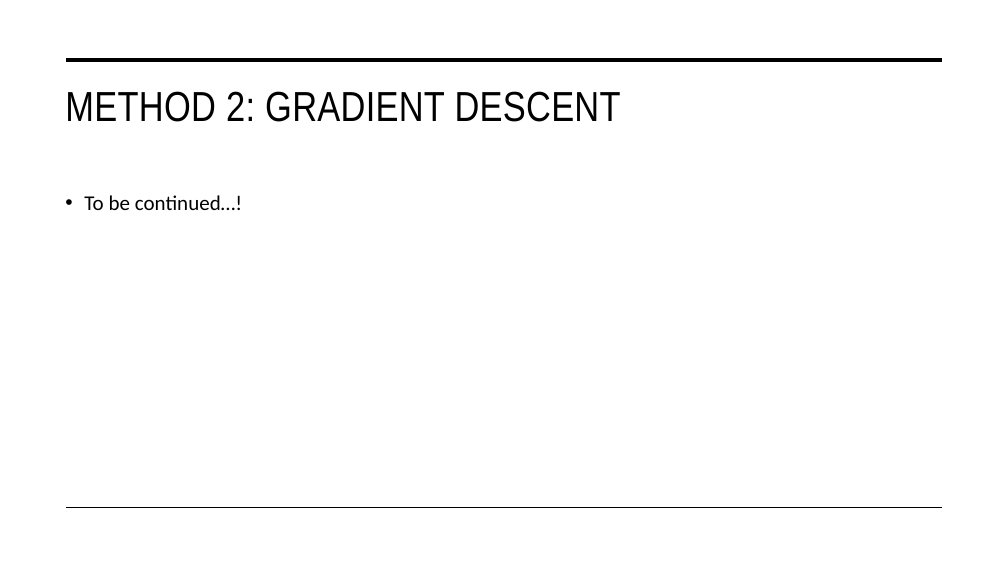
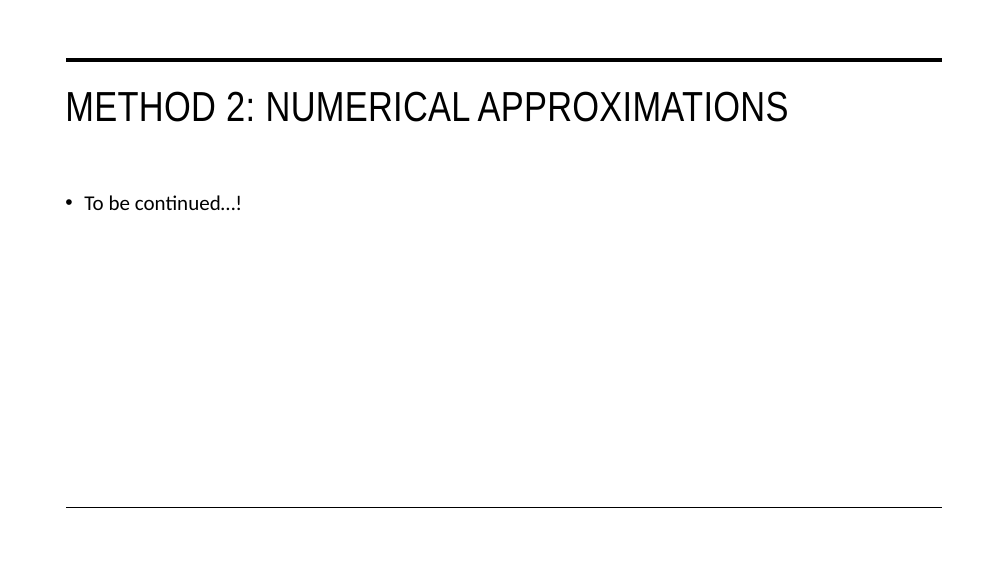
Before and after one commit to STAT-486-Fall-2026/course-content, a slide deck: slide 13 of slides/06-linear-regression.pptx. Drawn at 1008x567 pixels with LibreOffice and Linux fonts; fonts in the diff are those of the drawing. Boxes give left, top, right and bottom in pixels: in the first picture for what was removed or moved away, otherwise in the second. Text is boxed around its words. In the diff, an @@ line names an element or a change of style, - is before the commit and + after.

```diff
--- a/slides/06-linear-regression.pptx
+++ b/slides/06-linear-regression.pptx
@@ title at (x1=65, y1=91, x2=789, y2=122): text changed @@
-METHOD 2: GRADIENT DESCENT
+METHOD 2: NUMERICAL APPROXIMATIONS
```
Also in this commit, not shown: 1 other file.
